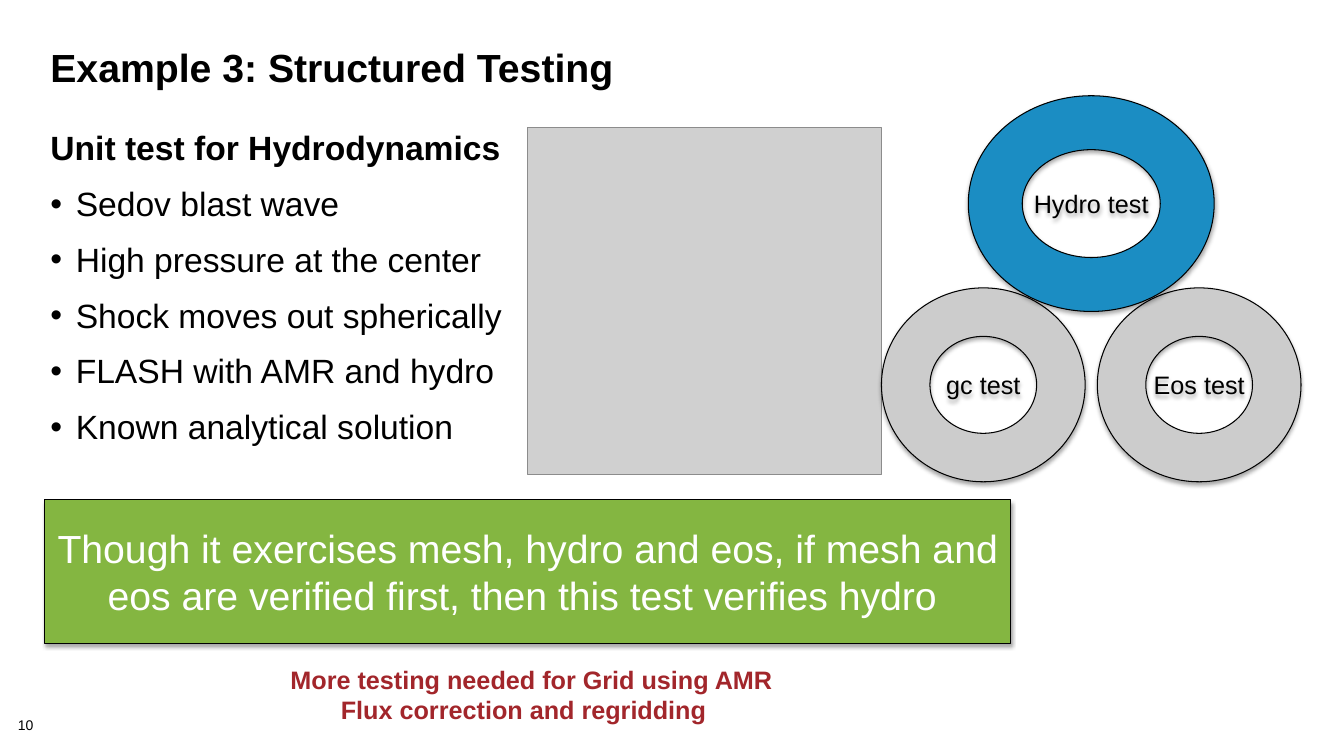
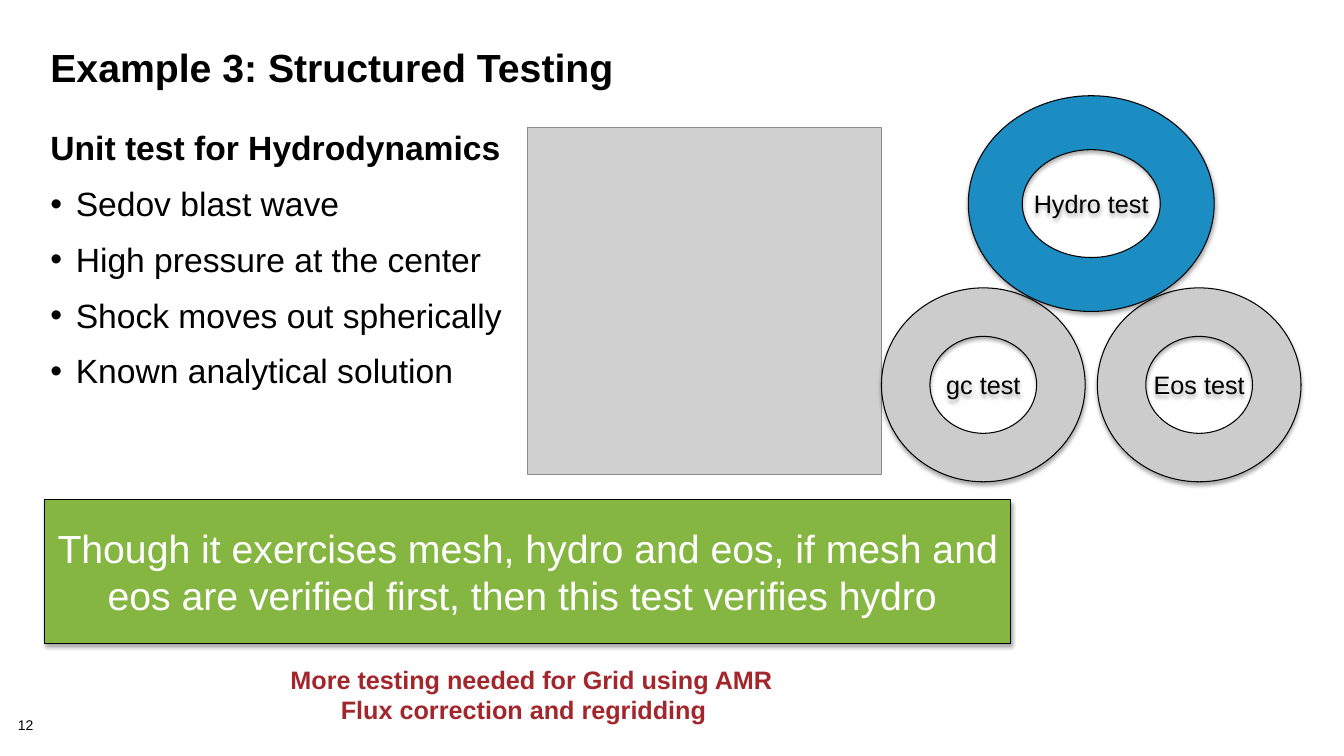
Before and after one commit to bssw-tutorial/presentations, a slide deck: slide 12 of testing-advanced.pptx (slide 10 before the commit). Drawn at 1344x756 pixels with LibreOffice and Linux fonts; fonts in the diff are those of the drawing; grey boxes stand for pictures; background and template pictures are left out. Boxes give left, top, right and bottom in pixels: in the first picture for what was removed or moved away, otherwise in the second. Text is boxed around its words. In the diff, an @@ line names an element or a change of style, - is before the commit and + after.

Commit message:
advanced testing reworked for SC21

```diff
--- a/testing-advanced.pptx
+++ b/testing-advanced.pptx
@@ text at bbox=[76, 358, 494, 390]: paragraph removed @@
-• FLASH with AMR and hydro
@@ page number at bbox=[18, 720, 34, 730]: text changed @@
-10
+12
```
Also in this commit, not shown: 4 other slides changed, 2 slides added.
